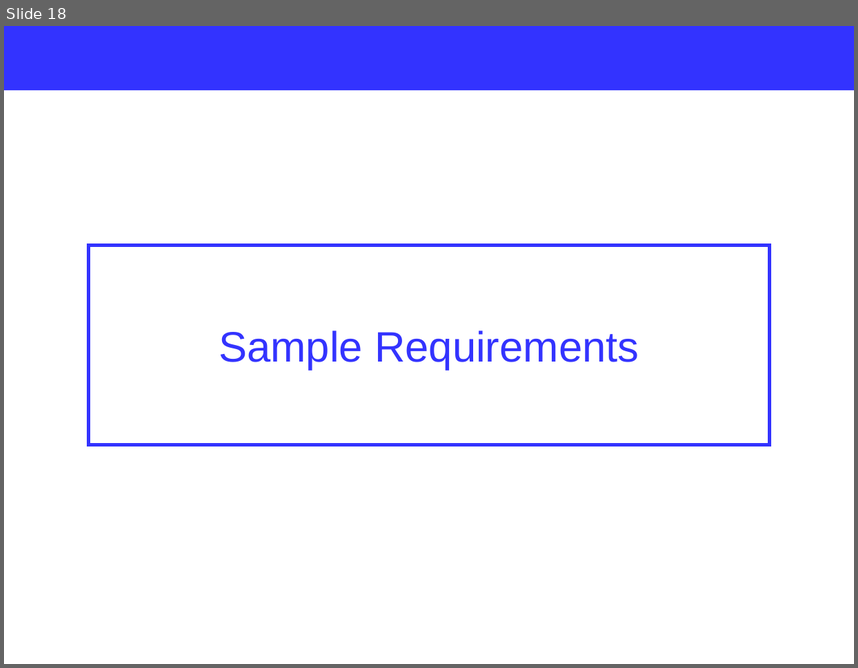
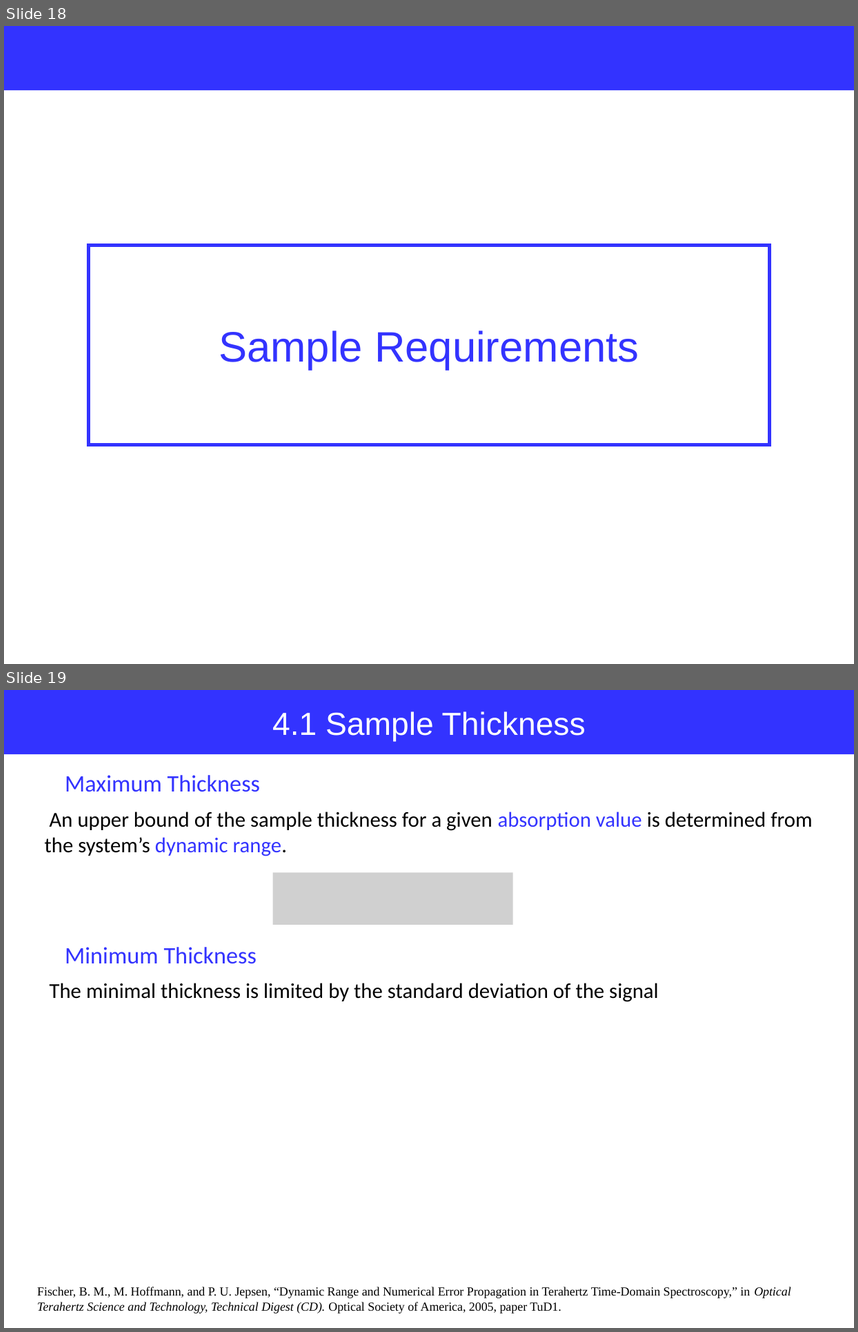
Before and after one commit to jglee96/NBTP_Lab, a slide deck: Terahertz Metrology/Ch2/Terahertz Metrology_Ch2.pptx. Shown one above the other, each under a label of ours: slide 18 before the commit, slides 18 and 19 after it. The pictures are 858x668 and 858x1332 pixels, drawn with LibreOffice and Linux fonts; fonts in the diff are those of the drawing; grey boxes stand for pictures. Boxes give left, top, right and bottom in pixels: in the first picture for what was removed or moved away, otherwise in the second. Text is boxed around its words. In the diff, an @@ line names an element or a change of style, - is before the commit and + after.

```diff
--- a/Terahertz Metrology/Ch2/Terahertz Metrology_Ch2.pptx
+++ b/Terahertz Metrology/Ch2/Terahertz Metrology_Ch2.pptx
@@ slide 19 added at [4, 690, 854, 1328], background #FFFFFF @@
@@ rectangle added at [4, 690, 854, 755], fill #3333FF, 27 pt, text #FFFFFF @@
+4.1 Sample Thickness
@@ text added at [65, 775, 260, 792], 20 pt, text #3333FF @@
+Maximum Thickness
@@ text added at [45, 811, 812, 856], 18 pt, text #000000 @@
+An upper bound of the sample thickness for a given absorption value is determined from the system’s dynamic range.
@@ picture added at [272, 873, 513, 925] @@
@@ text added at [65, 947, 257, 964], 20 pt, text #3333FF @@
+Minimum Thickness
@@ text added at [50, 983, 659, 1002], 18 pt, text #000000 @@
+The minimal thickness is limited by the standard deviation of the signal
@@ text added at [37, 1286, 791, 1313], 10.5 pt, text #000000 @@
+Fischer, B. M., M. Hoffmann, and P. U. Jepsen, “Dynamic Range and Numerical Error Propagation in Terahertz Time-Domain Spectroscopy,” in Optical Terahertz Science and Technology, Technical Digest (CD). Optical Society of America, 2005, paper TuD1.
```
Also in this commit, not shown: 1 slide changed, 2 other slides added, 4 other files.
